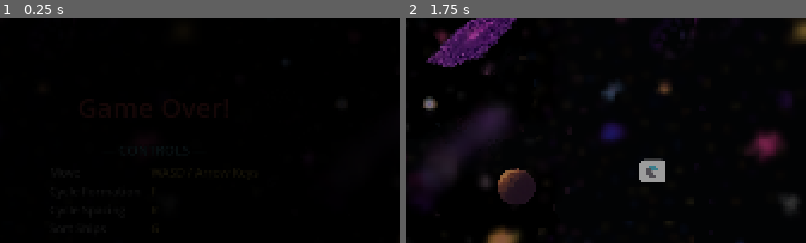
Above: before the commit, frames 1-2 (left to right).
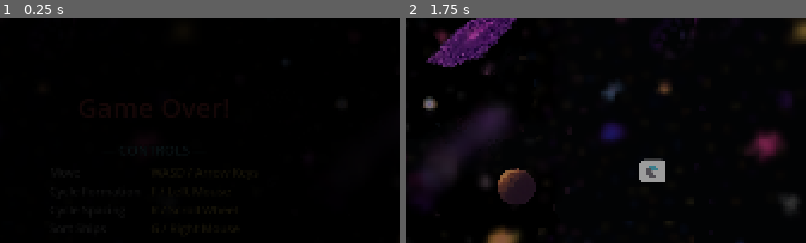
Above: after the commit, the same moments.

Repository: tfmertz/gamedevtv-jam-2026
Game: Godot game, scene res://scene/ui/game_over.tscn
The game is run twice, just before and just after one commit, with the same random seed, the same clock (stepped at 60 frames per second) and the same inputs. This scene is started directly instead of the project's main scene. Sound files missing from this copy of the repository are replaced by a short silence.
Inputs:
- Up to frame 1 (0.25 s): no input
- Up to frame 2 (1.75 s): click "Retry" at 0.5 s; tap Enter at 1.25 s; hold W (move_up) from 1.28 s (still down); tap F (cycle_formation) at 1.35 s
The pictures show only the part of the screen within x 31-81%, y 14-64%; the shares and areas given below are measured in that part.

The runs differ from the first frame. In frame 1, less than 0.1% of the frame differs, in the area x 39-60%, y 75-98%; in frame 2, nothing differs.

Commit message:
some minor fixes and controls (#54)

Diff:
--- a/project.godot
+++ b/project.godot
@@ -55,11 +55,14 @@
 cycle_formation={
 "deadzone": 0.2,
 "events": [Object(InputEventKey,"resource_local_to_scene":false,"resource_name":"","device":-1,"window_id":0,"alt_press …(192 unchanged characters)…
+, Object(InputEventMouseButton,"resource_local_to_scene":false,"resource_name":"","device":-1,"window_id":0,"alt_pressed":false,"shift_pressed":false,"ctrl_pressed":false,"meta_pressed":false,"button_mask":1,"position":Vector2(53, 13),"global_position":Vector2(62, 61),"factor":1.0,"button_index":1,"canceled":false,"pressed":true,"double_click":false,"script":null)
 ]
 }
 cycle_spacing={
 "deadzone": 0.2,
 "events": [Object(InputEventKey,"resource_local_to_scene":false,"resource_name":"","device":-1,"window_id":0,"alt_press …(192 unchanged characters)…
+, Object(InputEventMouseButton,"resource_local_to_scene":false,"resource_name":"","device":-1,"window_id":0,"alt_pressed":false,"shift_pressed":false,"ctrl_pressed":false,"meta_pressed":false,"button_mask":8,"position":Vector2(70, 28),"global_position":Vector2(79, 76),"factor":1.0,"button_index":4,"canceled":false,"pressed":true,"double_click":false,"script":null)
+, Object(InputEventMouseButton,"resource_local_to_scene":false,"resource_name":"","device":-1,"window_id":0,"alt_pressed":false,"shift_pressed":false,"ctrl_pressed":false,"meta_pressed":false,"button_mask":16,"position":Vector2(85, 15),"global_position":Vector2(94, 63),"factor":1.0,"button_index":5,"canceled":false,"pressed":true,"double_click":false,"script":null)
 ]
 }
 one_key={
@@ -70,6 +73,7 @@
 sort_ships={
 "deadzone": 0.2,
 "events": [Object(InputEventKey,"resource_local_to_scene":false,"resource_name":"","device":-1,"window_id":0,"alt_press …(192 unchanged characters)…
+, Object(InputEventMouseButton,"resource_local_to_scene":false,"resource_name":"","device":-1,"window_id":0,"alt_pressed":false,"shift_pressed":false,"ctrl_pressed":false,"meta_pressed":false,"button_mask":2,"position":Vector2(48, 10),"global_position":Vector2(57, 58),"factor":1.0,"button_index":2,"canceled":false,"pressed":true,"double_click":false,"script":null)
 ]
 }
 
--- a/scene/ui/game_over.tscn
+++ b/scene/ui/game_over.tscn
@@ -103,7 +103,7 @@
 
 [node name="KeyFormation" type="Label" parent="CanvasLayer/Control/VBoxContainer/ControlsMargin/ControlsBox/ControlsGrid" unique_id=1733582814]
 layout_mode = 2
-text = "F"
+text = "F / Left Mouse"
 label_settings = SubResource("LabelSettings_controls_key")
 
 [node name="ActionSpacing" type="Label" parent="CanvasLayer/Control/VBoxContainer/ControlsMargin/ControlsBox/ControlsGrid" unique_id=1456308750]
@@ -113,7 +113,7 @@
 
 [node name="KeySpacing" type="Label" parent="CanvasLayer/Control/VBoxContainer/ControlsMargin/ControlsBox/ControlsGrid" unique_id=530371527]
 layout_mode = 2
-text = "R"
+text = "R / Scroll Wheel"
 label_settings = SubResource("LabelSettings_controls_key")
 
 [node name="ActionSort" type="Label" parent="CanvasLayer/Control/VBoxContainer/ControlsMargin/ControlsBox/ControlsGrid" unique_id=1000771412]
@@ -123,7 +123,7 @@
 
 [node name="KeySort" type="Label" parent="CanvasLayer/Control/VBoxContainer/ControlsMargin/ControlsBox/ControlsGrid" unique_id=1272974297]
 layout_mode = 2
-text = "G"
+text = "G / Right Mouse"
 label_settings = SubResource("LabelSettings_controls_key")
 
 [node name="ButtonMargin" type="MarginContainer" parent="CanvasLayer/Control/VBoxContainer" unique_id=961276245]
--- a/scene/ui/title.tscn
+++ b/scene/ui/title.tscn
@@ -62,7 +62,7 @@
 expand_mode = 1
 stretch_mode = 5
 
-[node name="ControlsMargin" type="MarginContainer" parent="CanvasLayer/Control/VBoxContainer"]
+[node name="ControlsMargin" type="MarginContainer" parent="CanvasLayer/Control/VBoxContainer" unique_id=1139428110]
 layout_mode = 2
 theme_override_constants/margin_top = -160
 
@@ -100,7 +100,7 @@
 
 [node name="KeyFormation" type="Label" parent="CanvasLayer/Control/VBoxContainer/ControlsMargin/ControlsBox/ControlsGrid" unique_id=494349668]
 layout_mode = 2
-text = "F"
+text = "F / Left Mouse"
 label_settings = SubResource("LabelSettings_controls_key")
 
 [node name="ActionSpacing" type="Label" parent="CanvasLayer/Control/VBoxContainer/ControlsMargin/ControlsBox/ControlsGrid" unique_id=191659066]
@@ -110,7 +110,7 @@
 
 [node name="KeySpacing" type="Label" parent="CanvasLayer/Control/VBoxContainer/ControlsMargin/ControlsBox/ControlsGrid" unique_id=2091684507]
 layout_mode = 2
-text = "R"
+text = "R / Scroll Wheel"
 label_settings = SubResource("LabelSettings_controls_key")
 
 [node name="ActionSort" type="Label" parent="CanvasLayer/Control/VBoxContainer/ControlsMargin/ControlsBox/ControlsGrid" unique_id=1598324394]
@@ -120,10 +120,10 @@
 
 [node name="KeySort" type="Label" parent="CanvasLayer/Control/VBoxContainer/ControlsMargin/ControlsBox/ControlsGrid" unique_id=746968169]
 layout_mode = 2
-text = "G"
+text = "G / Right Mouse"
 label_settings = SubResource("LabelSettings_controls_key")
 
-[node name="ButtonMargin" type="MarginContainer" parent="CanvasLayer/Control/VBoxContainer"]
+[node name="ButtonMargin" type="MarginContainer" parent="CanvasLayer/Control/VBoxContainer" unique_id=481684679]
 layout_mode = 2
 theme_override_constants/margin_top = 40
 
--- a/src/ship_node.gd
+++ b/src/ship_node.gd
@@ -117,6 +117,8 @@
 	position.y = clamp(position.y, 0, screen_size.size.y)
 
 func take_damage(damage: int, source: Area2D) -> void:
+	if ship_type == ShipType.MOTHER:
+		damage=1
 	if $InvulnerabilityTimer.is_stopped():
 		health -= damage
 		if health <= 0:
